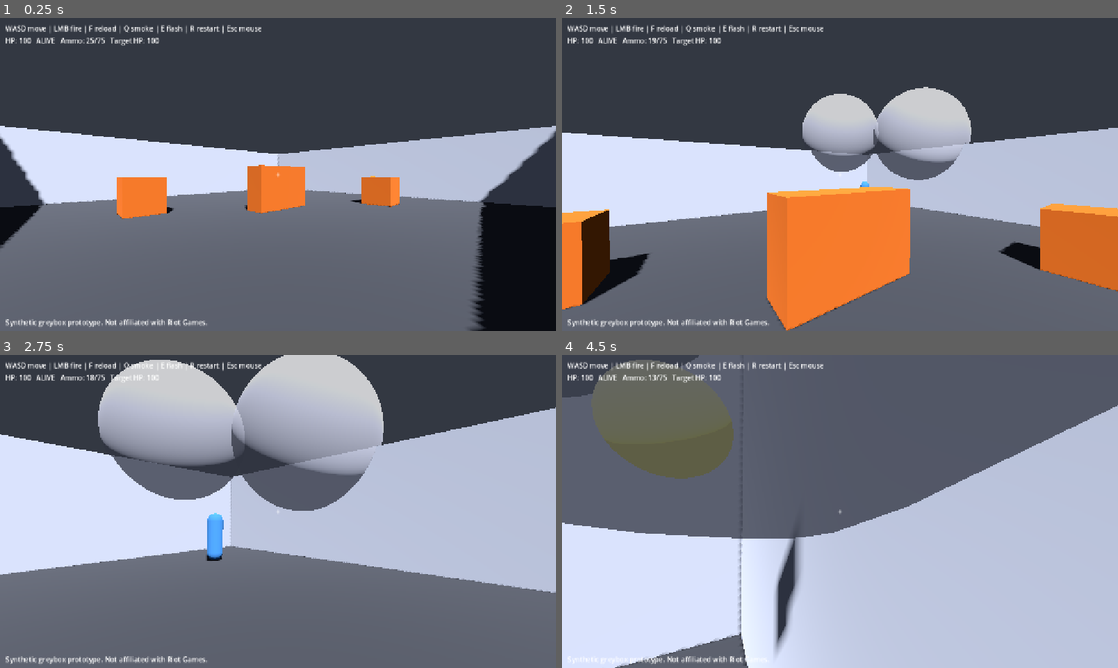
Above: before the commit, frames 1-4 (two rows, left to right).
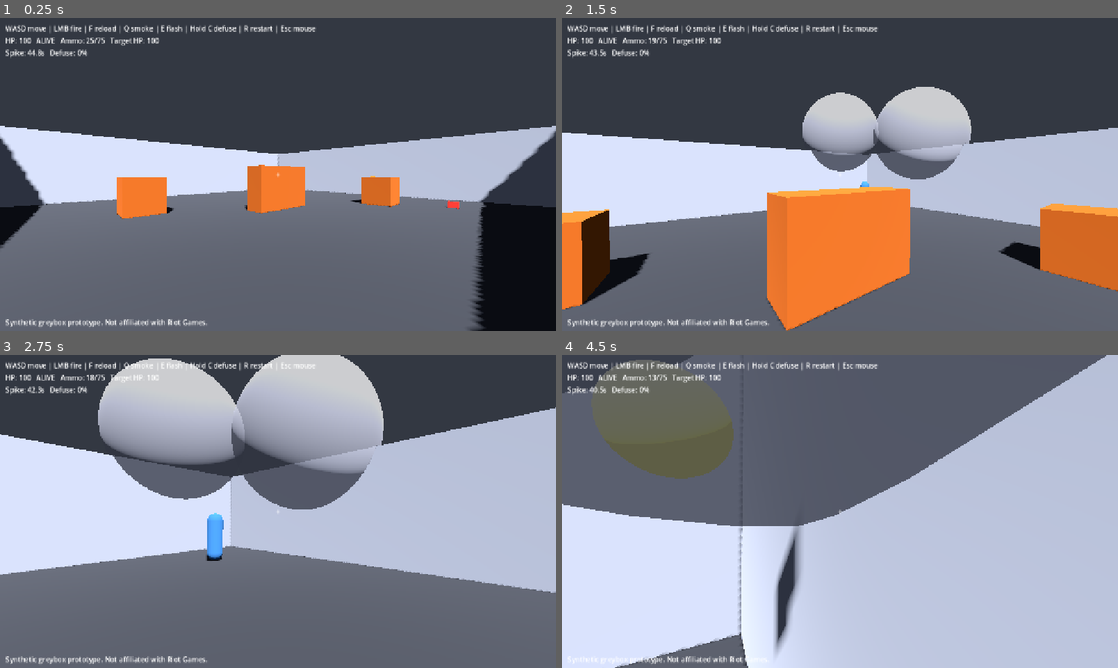
Above: after the commit, the same moments.

Repository: Wonho2007/callout-trainer
Game: Godot game, scene res://scenes/main.tscn
Two runs of this game, one before a commit and one after it. Both use one fixed random seed, a clock stepped at 60 frames per second and the inputs below.
Inputs (mouse positions are in pixels of both pictures, inside the frame that each line leads up to):
- Up to frame 1 (0.25 s): no input
- Up to frame 2 (1.5 s): tap Enter at 0.5 s; move the mouse to (867, 174) at 0.52 s; press the mouse at (867, 174) at 0.53 s; hold W (move_forward) from 0.53 s (still down); tap Space (jump) at 0.77 s; tap Q (throw_smoke) at 0.8, 1.35 s; move the mouse to (812, 174) at 1.27 s; release the mouse at (812, 174) at 1.28 s
- Up to frame 3 (2.75 s): keep holding W (move_forward); tap Space (jump) at 1.52 s; tap C (defuse, bound only after the commit) at 1.55 s; move the mouse to (289, 505) at 2.02 s; hold C (defuse, bound only after the commit) from 2.03 s (still down); click (289, 505) at 2.3 s
- Up to frame 4 (4.5 s): keep holding W (move_forward); move the mouse to (834, 517) at 2.77 s; release C (defuse, bound only after the commit) at 2.78 s; tap Ctrl (crouch) at 2.85 s; tap Space (jump) at 3.02, 3.77 s; tap Q (throw_smoke) at 3.05 s; move the mouse to (878, 514) at 3.52 s; press the mouse at (878, 514) at 3.53 s; tap C (defuse, bound only after the commit) at 3.8 s; tap F (reload) at 4.15 s; move the mouse to (795, 508) at 4.27 s; release the mouse at (795, 508) at 4.28 s; tap E (throw_flash) at 4.35 s

The runs differ from the first frame. In frame 1, 0.5% of the frame differs, in the area x 1-83%, y 2-62%; in frame 2, 0.7%; in frame 3, 0.9%; in frame 4, 8.8%, in the area x 0-100%, y 0-59%.

Commit message:
Add spike/defuse round loop; smoke falls to ground when aimed in air
world/spike.gd is a planted spike with a detonation countdown and hold-to-defuse
(in range). main.gd tracks round state (active/defused/detonated/player_down),
handles hold-C defuse, shows a round HUD line, and resets on R. Map data gains a
spike block; builder exposes get_spike_position(). Smoke deploy reworked: stays
where aimed if on a surface, else falls straight down at constant speed to the
ground; occlusion gated until settled, tests use the fixed settled center.

Verified in Godot 4.4.1: spike counts down, hold-C defuses to a win, R resets;
smoke stays on surfaces and falls in open air. Durations are placeholders.
check_repo passes.

Diff:
--- a/project.godot
+++ b/project.godot
@@ -89,6 +89,11 @@
 "events": [Object(InputEventKey,"resource_local_to_scene":false,"resource_name":"","device":-1,"window_id":0,"alt_press …(190 unchanged characters)…
 ]
 }
+defuse={
+"deadzone": 0.5,
+"events": [Object(InputEventKey,"resource_local_to_scene":false,"resource_name":"","device":-1,"window_id":0,"alt_pressed":false,"shift_pressed":false,"ctrl_pressed":false,"meta_pressed":false,"pressed":false,"keycode":0,"physical_keycode":67,"key_label":0,"unicode":0,"location":0,"echo":false,"script":null)
+]
+}
 
 [layer_names]
 
--- a/scenes/main.gd
+++ b/scenes/main.gd
@@ -8,12 +8,15 @@
 
 const PlayerScene := preload("res://scenes/player/player.tscn")
 const ActorScene := preload("res://actors/actor_base.tscn")
+const SpikeScript := preload("res://world/spike.gd")
 
 @onready var builder = $SandboxBuilder
 @onready var utility: UtilitySystem = $UtilitySystem
 
 var _player: ActorBase
 var _target: ActorBase
+var _spike: Spike
+var _round_state: String = "active"  # active | defused | detonated | player_down
 
 
 func _ready() -> void:
@@ -21,6 +24,7 @@
 	await get_tree().process_frame
 	_spawn_player()
 	_spawn_target()
+	_spawn_spike()
 	_update_hud()
 	# Confirm the navigation bake produced a usable path once it is ready.
 	if not builder.navigation_is_ready:
@@ -30,6 +34,17 @@
 
 func _process(_delta: float) -> void:
 	_update_status()
+
+
+func _physics_process(delta: float) -> void:
+	# Hold-to-defuse: while alive, in range, and holding the defuse action.
+	if _round_state != "active" or _spike == null or _player == null:
+		return
+	if _player.is_alive and Input.is_action_pressed("defuse") \
+			and _spike.in_range(_player.global_position):
+		_spike.defuse_step(_player.global_position, delta)
+	else:
+		_spike.stop_defuse()
 
 
 func _verify_navigation() -> void:
@@ -76,10 +91,31 @@
 		_target.global_position = Vector3(7, 1, -7)
 
 
+func _spawn_spike() -> void:
+	var pos = builder.get_spike_position()
+	if pos == null:
+		return
+	_spike = SpikeScript.new()
+	add_child(_spike)
+	_spike.global_position = pos as Vector3
+	_spike.defused.connect(_on_spike_defused)
+	_spike.detonated.connect(_on_spike_detonated)
+
+
+func _on_spike_defused() -> void:
+	_round_state = "defused"
+
+
+func _on_spike_detonated() -> void:
+	_round_state = "detonated"
+
+
 func _on_player_died() -> void:
 	# The player's combatant state is dead, but input/comms stay available so the
-	# player can still report (COMMUNICATION_COACHING). Round logic hooks here later.
-	pass
+	# player can still report (COMMUNICATION_COACHING). For this single-player
+	# scaffold, the player dying ends the round (no teammates yet).
+	if _round_state == "active":
+		_round_state = "player_down"
 
 
 func _restart() -> void:
@@ -91,15 +127,22 @@
 	var espawn: Marker3D = builder.get_spawn("enemy")
 	if _target and espawn:
 		_target.teleport_to(espawn)
+	if _spike:
+		var pos = builder.get_spike_position()
+		if pos != null:
+			_spike.global_position = pos as Vector3
+		_spike.reset()
+	_round_state = "active"
 
 
 func _update_hud() -> void:
 	var hud := get_node_or_null("HUD/Hints")
 	if hud:
-		hud.text = "WASD move | LMB fire | F reload | Q smoke | E flash | R restart | Esc mouse"
+		hud.text = "WASD move | LMB fire | F reload | Q smoke | E flash | Hold C defuse | R restart | Esc mouse"
 
 
 func _update_status() -> void:
+	_update_round_label()
 	var label := get_node_or_null("HUD/Status")
 	if label == null or _player == null:
 		return
@@ -114,3 +157,25 @@
 		var tstate := "" if _target.is_alive else " (down)"
 		tgt = "   Target HP: %d%s" % [int(_target.health.hp), tstate]
 	label.text = "HP: %d   %s%s%s" % [int(hp), state, ammo, tgt]
+
+
+func _update_round_label() -> void:
+	var label := get_node_or_null("HUD/Round")
+	if label == null:
+		return
+	match _round_state:
+		"defused":
+			label.text = "SPIKE DEFUSED — round won.  Press R to restart."
+		"detonated":
+			label.text = "SPIKE DETONATED — round lost.  Press R to restart."
+		"player_down":
+			label.text = "YOU ARE DOWN — round lost.  Press R to restart."
+		_:
+			if _spike:
+				var pct := int(_spike.defuse_progress * 100.0)
+				var dz := ""
+				if _player and _spike.in_range(_player.global_position):
+					dz = "   [in defuse range — hold C]"
+				label.text = "Spike: %4.1fs   Defuse: %d%%%s" % [_spike.time_left, pct, dz]
+			else:
+				label.text = ""
--- a/scenes/main.tscn
+++ b/scenes/main.tscn
@@ -34,7 +34,14 @@
 offset_top = 12.0
 offset_right = 900.0
 offset_bottom = 40.0
-text = "WASD move | LMB fire | F reload | Q smoke | E flash | R restart | Esc mouse"
+text = "WASD move | LMB fire | F reload | Q smoke | E flash | Hold C defuse | R restart | Esc mouse"
+
+[node name="Round" type="Label" parent="HUD"]
+offset_left = 12.0
+offset_top = 68.0
+offset_right = 900.0
+offset_bottom = 96.0
+text = "Spike: --"
 
 [node name="Crosshair" type="Label" parent="HUD"]
 anchors_preset = 8
--- a/utility/smoke.gd
+++ b/utility/smoke.gd
@@ -8,15 +8,26 @@
 ## from world geometry. This node is the physical effect only; it does not
 ## decide what anyone can see.
 ##
+## Deploy: the smoke stays where it is aimed. If the aimed point is floating in
+## open air, it falls straight down at a constant slow velocity until it lands
+## on the ground; if the aimed point is already on a surface, there is no fall.
+## Occlusion is gated on the "active" flag so it only blocks once settled. The
+## geometric tests use this node's fixed settled center (global_position), not
+## the animating visual body.
+##
 ## Values come from the utility definitions (utility/abilities.json), documented
 ## placeholders tuned by playtest — not Valorant data.
 
 const LAYER_SMOKE: int = 1 << 4  # layer 5 "smoke"
+const DROP_SPEED: float = 4.0    # constant fall speed (m/s), slow and steady
 
 signal expired
 
 var radius: float = 3.0
 var duration_s: float = 12.0
+
+## False while falling/settling; occlusion tests return false until settled.
+var is_active: bool = false
 
 var _body: StaticBody3D
 
@@ -27,11 +38,15 @@
 	duration_s = float(ability.get("duration_s", duration_s))
 
 
-func _ready() -> void:
+## Deploy at `settle_center` (the fixed resting center used by all tests),
+## visually falling from `start_center` at a constant speed. If the two are the
+## same (aimed at a surface), there is no fall. Call right after adding to tree.
+func deploy(start_center: Vector3, settle_center: Vector3) -> void:
+	global_position = settle_center
 	_build()
-	await get_tree().create_timer(duration_s).timeout
-	expired.emit()
-	queue_free()
+	# Offset the visual body up to the start, then fall it to the settle center.
+	var drop := start_center - settle_center
+	_fall(drop)
 
 
 func _build() -> void:
@@ -61,10 +76,29 @@
 	_body.add_child(mesh_instance)
 
 
+## Fall the visual body from a local offset down to zero at constant velocity,
+## then activate occlusion and start the lifetime. Zero offset = no fall.
+func _fall(offset: Vector3) -> void:
+	_body.position = offset
+	var dist := offset.length()
+	if dist > 0.01:
+		var fall_time := dist / DROP_SPEED
+		var tween := create_tween()
+		tween.tween_property(_body, "position", Vector3.ZERO, fall_time) \
+			.set_trans(Tween.TRANS_LINEAR)
+		await tween.finished
+	is_active = true
+	await get_tree().create_timer(duration_s).timeout
+	expired.emit()
+	queue_free()
+
+
 ## True if the straight segment from `a` to `b` passes through this smoke
-## sphere. Perception (Person 2) and the weapon use this to decide occlusion.
-## Uses a cheap point-to-segment distance test so callers can batch it.
+## sphere. Returns false until the smoke has settled. Perception (Person 2) and
+## the weapon use this to decide occlusion; it uses the fixed settled center.
 func blocks_segment(a: Vector3, b: Vector3) -> bool:
+	if not is_active:
+		return false
 	var center := global_position
 	var ab := b - a
 	var t := 0.0
@@ -74,6 +108,8 @@
 	return closest.distance_to(center) <= radius
 
 
-## True if `point` is inside this smoke sphere (used for the in-smoke fog).
+## True if `point` is inside this settled smoke sphere (used for in-smoke fog).
 func contains_point(point: Vector3) -> bool:
+	if not is_active:
+		return false
 	return point.distance_to(global_position) <= radius
--- a/utility/utility_system.gd
+++ b/utility/utility_system.gd
@@ -33,18 +33,41 @@
 		_defs[String(ability.get("id", ""))] = ability
 
 
-## Spawn a smoke at a world position. Returns the Smoke, or null if undefined.
+## Deploy a smoke aimed at world point `at`. The smoke stays where it is aimed;
+## if the aimed point is floating in open air, it falls straight down until it
+## lands on the ground. Returns the Smoke, or null if undefined.
 func throw_smoke(at: Vector3) -> Smoke:
 	if not _defs.has("smoke"):
 		return null
 	var smoke: Smoke = SmokeScript.new()
 	smoke.setup(_defs["smoke"])
 	add_child(smoke)
-	# Raise so the sphere sits on the ground (center at floor + radius).
-	smoke.global_position = at + Vector3(0, smoke.radius, 0)
+
+	# The sphere center sits one radius above a surface so it rests on it.
+	var start_center := at + Vector3(0, smoke.radius, 0)
+	# Raycast straight down from the aimed point to find the ground below.
+	var ground_y = _ground_below(at)
+	var settle_center := start_center
+	if ground_y != null:
+		settle_center = Vector3(at.x, (ground_y as float) + smoke.radius, at.z)
+
+	smoke.deploy(start_center, settle_center)
 	_smokes.append(smoke)
 	smoke.expired.connect(func(): _smokes.erase(smoke))
 	return smoke
+
+
+## Y of the first world surface below `point`, or null if none within reach.
+func _ground_below(point: Vector3):
+	var space := get_world_3d().direct_space_state
+	var from := point + Vector3(0, 0.05, 0)
+	var to := point + Vector3(0, -50.0, 0)
+	var query := PhysicsRayQueryParameters3D.create(from, to)
+	query.collision_mask = 1 << 0  # world geometry only
+	var hit := space.intersect_ray(query)
+	if hit:
+		return (hit.position as Vector3).y
+	return null
 
 
 ## Toss a flash projectile from `from` with an initial `velocity`. Returns the
--- a/world/maps/test_room.json
+++ b/world/maps/test_room.json
@@ -33,5 +33,6 @@
     { "id": "spawn_player", "role": "player", "position": [-7, 0, 7], "facing_deg": -45 },
     { "id": "spawn_teammate_1", "role": "teammate", "position": [-5, 0, 7], "facing_deg": -45 },
     { "id": "spawn_enemy_1", "role": "enemy", "position": [7, 0, -7], "facing_deg": 135 }
-  ]
+  ],
+  "spike": { "position": [6, 0, 6], "planted": true, "site_region": "region_b" }
 }
--- a/world/sandbox_builder.gd
+++ b/world/sandbox_builder.gd
@@ -337,6 +337,13 @@
 	return null
 
 
+## Planted spike world position from map data, or null if none defined.
+func get_spike_position():
+	if map_data.has("spike"):
+		return _to_vec3(map_data["spike"].get("position", [0, 0, 0]))
+	return null
+
+
 ## World-space center of a callout region by ID, or null if not found.
 func get_region_center(region_id: String):
 	var regions := get_node_or_null(NodePath(REGIONS_ROOT))
--- /dev/null
+++ b/world/spike.gd
@@ -0,0 +1,87 @@
+extends Node3D
+class_name Spike
+## Spike (Person 1, shared mechanics).
+##
+## The spike is already planted at scenario start. It counts down to detonation;
+## a defuser holding the defuse action while in range fills a defuse progress.
+## Completing the defuse, or the timer reaching zero, ends the round. Durations
+## are documented placeholders (brief §6.3), not Valorant values.
+
+signal defused
+signal detonated
+signal tick(time_left_s: float, defuse_progress: float)
+
+@export var detonation_time_s: float = 45.0
+@export var defuse_time_s: float = 7.0
+@export var defuse_radius_m: float = 2.0
+
+var time_left: float = 0.0
+var defuse_progress: float = 0.0  # 0..1
+var is_resolved: bool = false
+
+var _mesh: MeshInstance3D
+
+
+func _ready() -> void:
+	_build_visual()
+	reset()
+
+
+func _build_visual() -> void:
+	_mesh = MeshInstance3D.new()
+	var box := BoxMesh.new()
+	box.size = Vector3(0.4, 0.3, 0.4)
+	_mesh.mesh = box
+	_mesh.position.y = 0.15
+	var mat := StandardMaterial3D.new()
+	mat.albedo_color = Color(0.85, 0.2, 0.15)
+	mat.emission_enabled = true
+	mat.emission = Color(0.7, 0.1, 0.1)
+	_mesh.material_override = mat
+	add_child(_mesh)
+
+
+## Reset to a freshly planted spike (used on round restart).
+func reset() -> void:
+	time_left = detonation_time_s
+	defuse_progress = 0.0
+	is_resolved = false
+	set_physics_process(true)
+
+
+func _physics_process(delta: float) -> void:
+	if is_resolved:
+		return
+	time_left = maxf(0.0, time_left - delta)
+	tick.emit(time_left, defuse_progress)
+	if time_left <= 0.0:
+		is_resolved = true
+		set_physics_process(false)
+		detonated.emit()
+
+
+## Advance the defuse while a defuser holds the action in range. Pass the
+## defuser's world position each physics tick; call stop_defuse() when released.
+func defuse_step(defuser_pos: Vector3, delta: float) -> void:
+	if is_resolved:
+		return
+	if defuser_pos.distance_to(global_position) > defuse_radius_m:
+		return
+	defuse_progress = minf(1.0, defuse_progress + delta / maxf(0.1, defuse_time_s))
+	tick.emit(time_left, defuse_progress)
+	if defuse_progress >= 1.0:
+		is_resolved = true
+		set_physics_process(false)
+		defused.emit()
+
+
+## Reset defuse progress when the defuser stops or leaves (defuse must be held).
+func stop_defuse() -> void:
+	if not is_resolved and defuse_progress > 0.0:
+		defuse_progress = 0.0
+		tick.emit(time_left, defuse_progress)
+
+
+## True if a point is within defuse range of the spike.
+func in_range(point: Vector3) -> bool:
+	return point.distance_to(global_position) <= defuse_radius_m
Not shown, added: world/spike.gd.uid
Not shown, changed: docs/HANDOFFS.md
